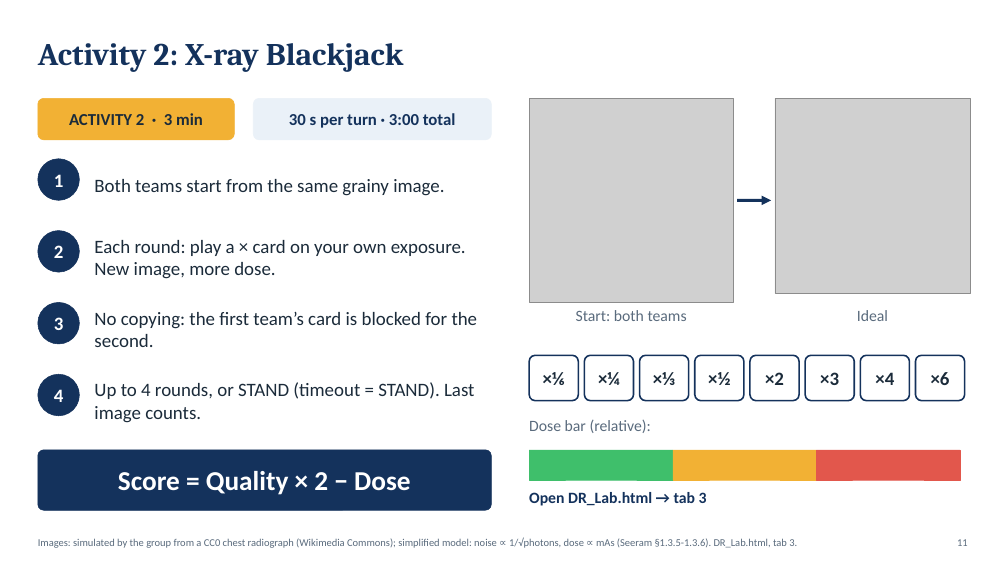
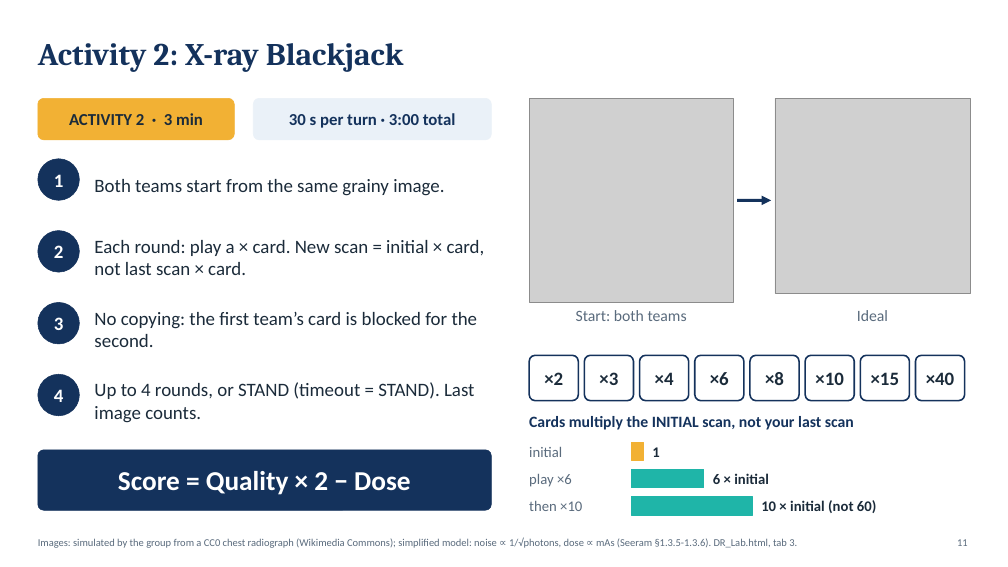
Before and after one commit to Hung-nd233960/dr-overview-presentation, a slide deck: slide 12 of DR_Overview.pptx. Drawn at 1008x567 pixels with LibreOffice and Linux fonts; fonts in the diff are those of the drawing; grey boxes stand for pictures. Boxes give left, top, right and bottom in pixels: in the first picture for what was removed or moved away, otherwise in the second. Text is boxed around its words. In the diff, an @@ line names an element or a change of style, - is before the commit and + after.

```diff
--- a/DR_Overview.pptx
+++ b/DR_Overview.pptx
@@ text at [94,240,485,275]: text changed @@
-Each round: play a × card on your own exposure. New image, more dose.
+Each round: play a × card. New scan = initial × card, not last scan × card.
@@ text in rounded rectangle at [544,372,563,385]: text changed @@
-×⅙
+×2
@@ text in rounded rectangle at [599,372,618,385]: text changed @@
-×¼
+×3
@@ text in rounded rectangle at [655,372,674,385]: text changed @@
-×⅓
+×4
@@ text in rounded rectangle at [710,372,729,385]: text changed @@
-×½
+×6
@@ text in rounded rectangle at [765,372,784,385]: text changed @@
-×2
+×8
@@ text in rounded rectangle at [815,372,844,385]: text changed @@
-×3
+×10
@@ text in rounded rectangle at [871,372,900,385]: text changed @@
-×4
+×15
@@ text in rounded rectangle at [926,372,955,385]: text changed @@
-×6
+×40
@@ text at [529,416,854,430]: text changed; text colour #5A6B7D to #14325C; bold on @@
-Dose bar (relative):
+Cards multiply the INITIAL scan, not your last scan
@@ text added at [529,447,562,457], 14 pt, text #5A6B7D @@
+initial
@@ rectangle: place and size @@
-rectangle at [673,450,817,480]
+rectangle at [631,442,644,461]
@@ text added at [652,447,659,457], 14 pt, text #1B2B3A, bold @@
+1
@@ rectangle removed at [529,450,673,480] @@
@@ text added at [529,474,572,487], 14 pt, text #5A6B7D @@
+play ×6
@@ rectangle added at [631,470,704,488], fill #1FB5A8, outline #1FB5A8 0.5 pt @@
@@ text added at [713,473,769,484], 14 pt, text #1B2B3A, bold @@
+6 × initial
@@ rectangle removed at [817,450,960,480] @@
@@ text removed at [529,492,707,506] @@
-Open DR_Lab.html → tab 3
@@ text added at [529,501,582,511], 14 pt, text #5A6B7D @@
+then ×10
@@ rectangle added at [631,497,752,515], fill #1FB5A8, outline #1FB5A8 0.5 pt @@
@@ text added at [761,500,877,513], 14 pt, text #1B2B3A, bold @@
+10 × initial (not 60)
```
Also in this commit, not shown: 14 other files.
